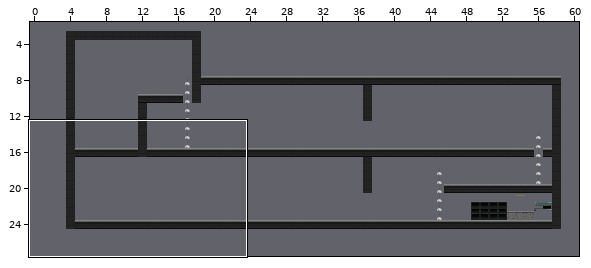
Tiled map: resources/tilemap/zona_shelter.tmx. The first picture is a wide view before the edit; the outline marks the close-up.
Close-up. As it was:
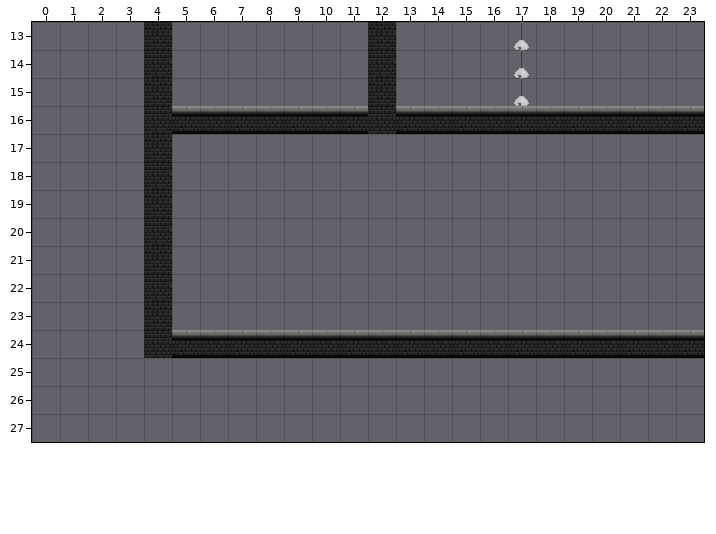
Cells are 32x32 px. Shown: x 0..23, y 13..27. The commit also changed other parts of the map, which this record leaves out. The commit also replaced the tileset; all pictures use the new one.
And afterwards:
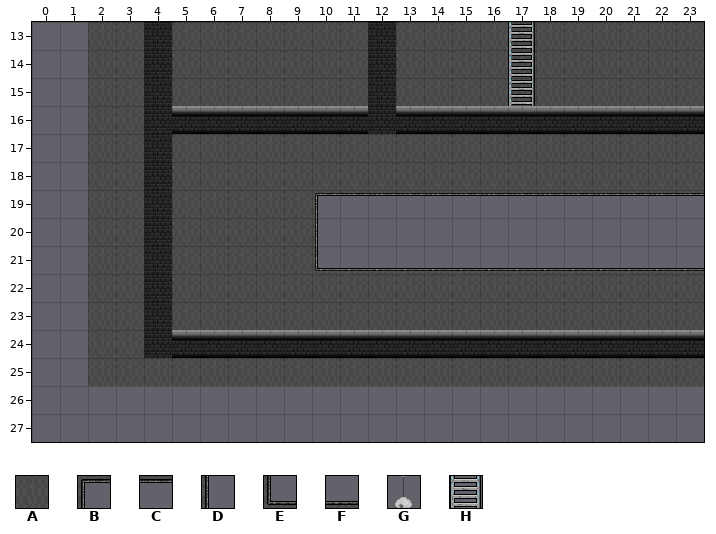
Key: from "template_tileset": A 33, B 82, C 83, D 97, E 112, F 113, G 172, H 214.
_ is an empty cell.
From old to new:
Layer "Fondo":
There is now tile A in rows 13 to 15 at x 2 to 3, 5 to 11 and 13 to 23; in row 16 at x 2 to 3; in rows 17 to 18 at x 2 to 3 and 5 to 23; in rows 19 to 21 at x 2 to 3 and 5 to 9; in rows 22 to 23 at x 2 to 3 and 5 to 23; in row 24 at x 2 to 3.
There is now tile A in row 25 at x 2 to 23.
There is now tile B in row 19 at x 10.
There is now tile C in row 19 at x 11 to 23.
There is now tile D in row 20 at x 10.
There is now tile E in row 21 at x 10.
There is now tile F in row 21 at x 11 to 23.
Layer "Paredes":
The edit turns tile G into tile H in rows 13 to 15 at x 17.
Boxes around the changes in both close-ups, in picture pixels (x1, y1, x2, y2):
changed: (88, 22, 704, 386)
